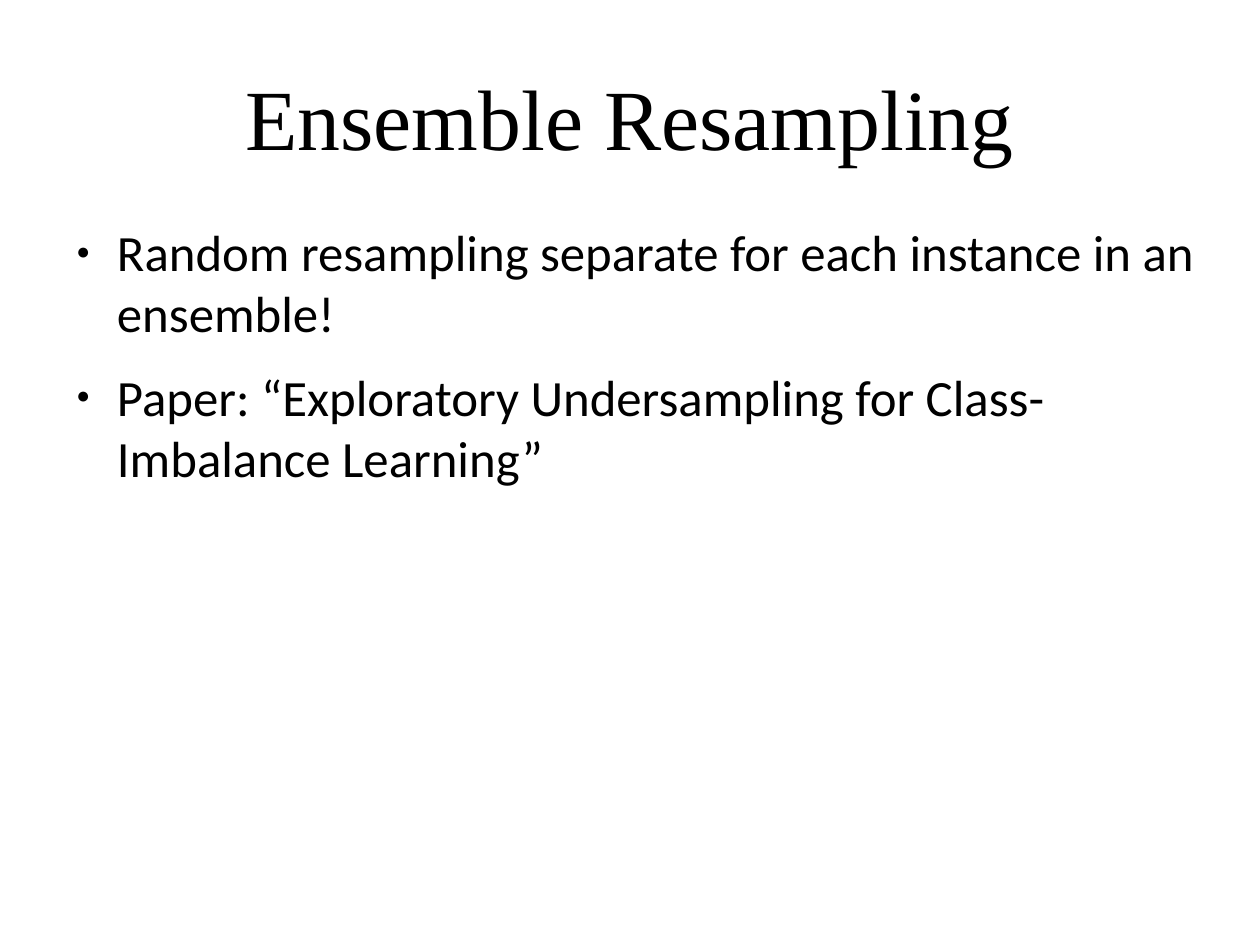
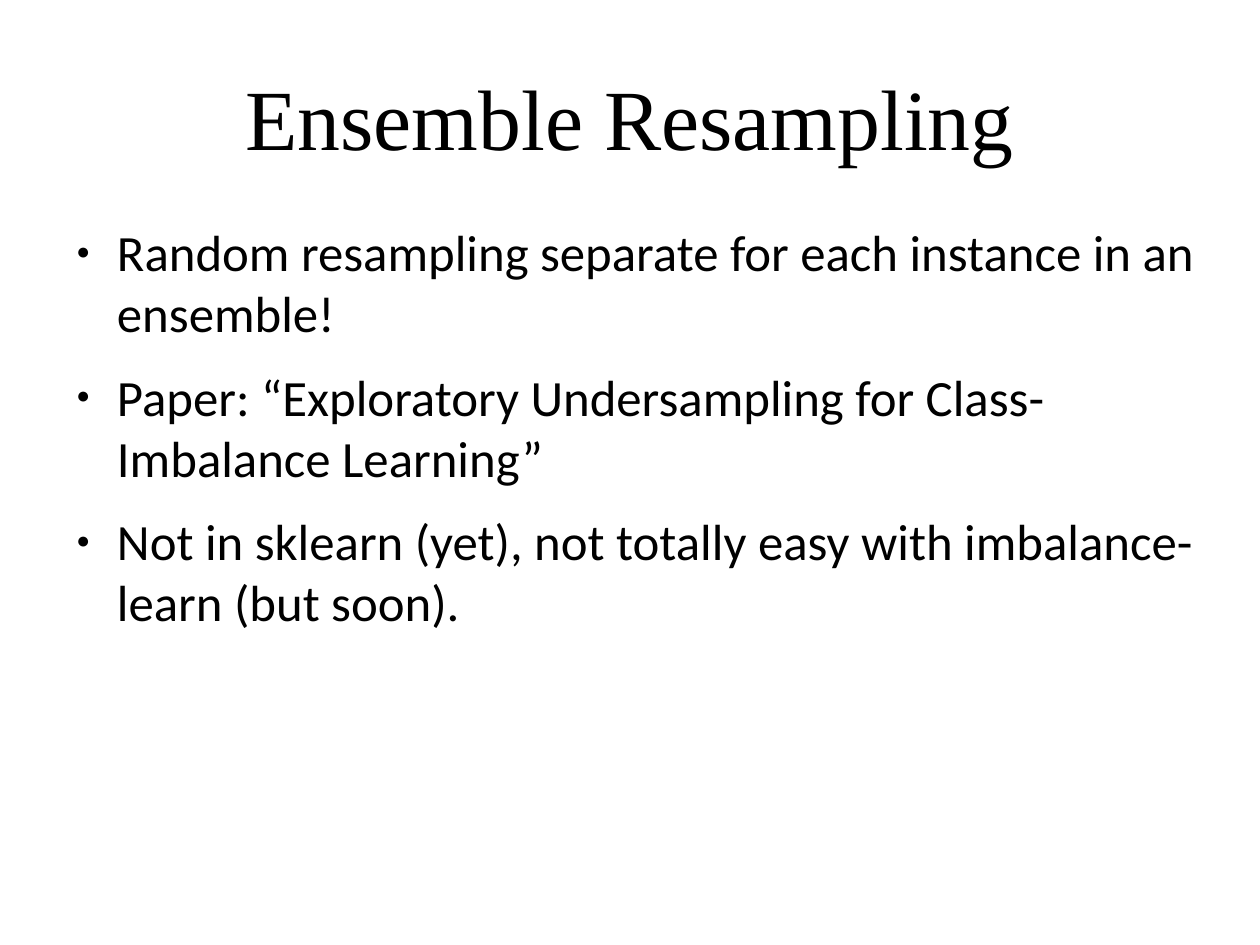
Before and after one commit to amueller/applied_ml_spring_2017, a slide deck: slide 22 of slides/aml-15-032017.odp (slide 15 before the commit). Drawn at 1260x945 pixels with LibreOffice and Linux fonts; fonts in the diff are those of the drawing. Boxes give left, top, right and bottom in pixels: in the first picture for what was removed or moved away, otherwise in the second. Text is boxed around its words. In the diff, an @@ line names an element or a change of style, - is before the commit and + after.

```diff
--- a/slides/aml-15-032017.odp
+++ b/slides/aml-15-032017.odp
@@ text at <box>117,523,1192,628</box>: paragraph added @@
+● Not in sklearn (yet), not totally easy with imbalance-learn (but soon).
```
Also in this commit, not shown: 4 other slides changed, 25 slides added, 7 slides removed, 2 other files.
